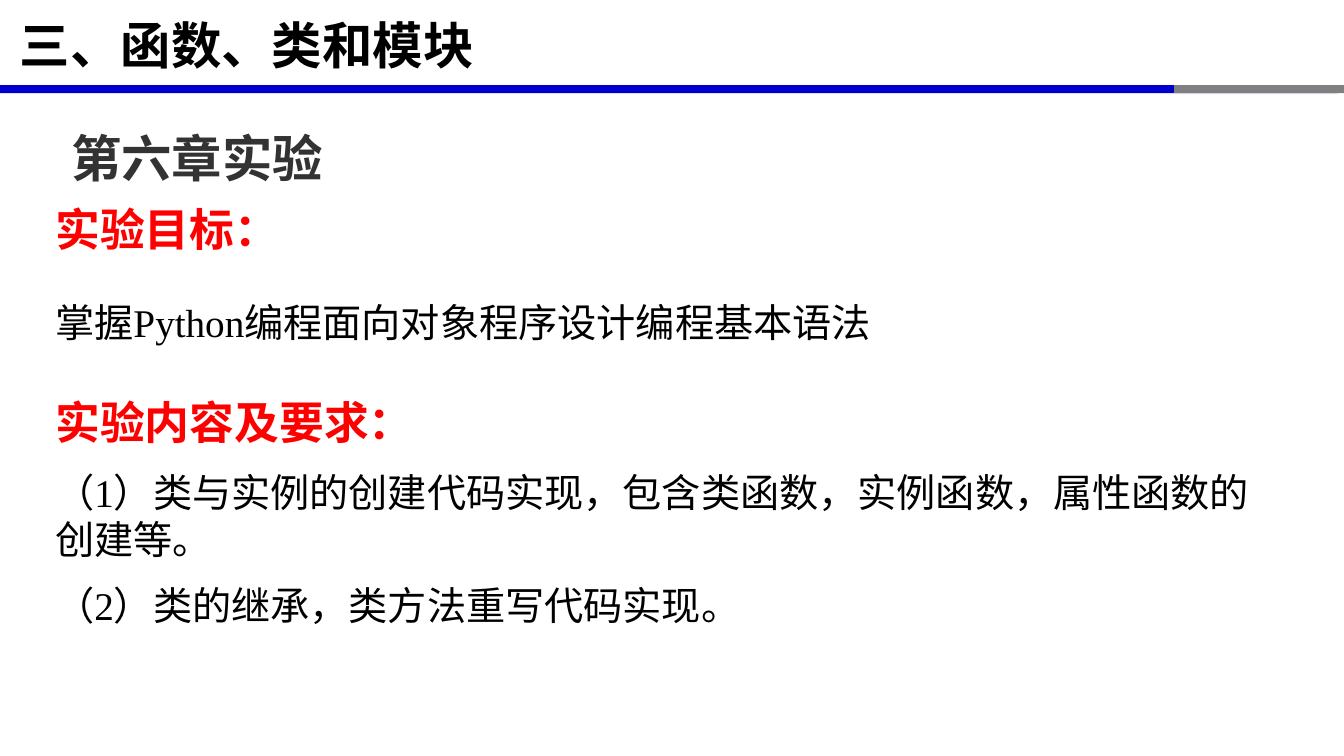
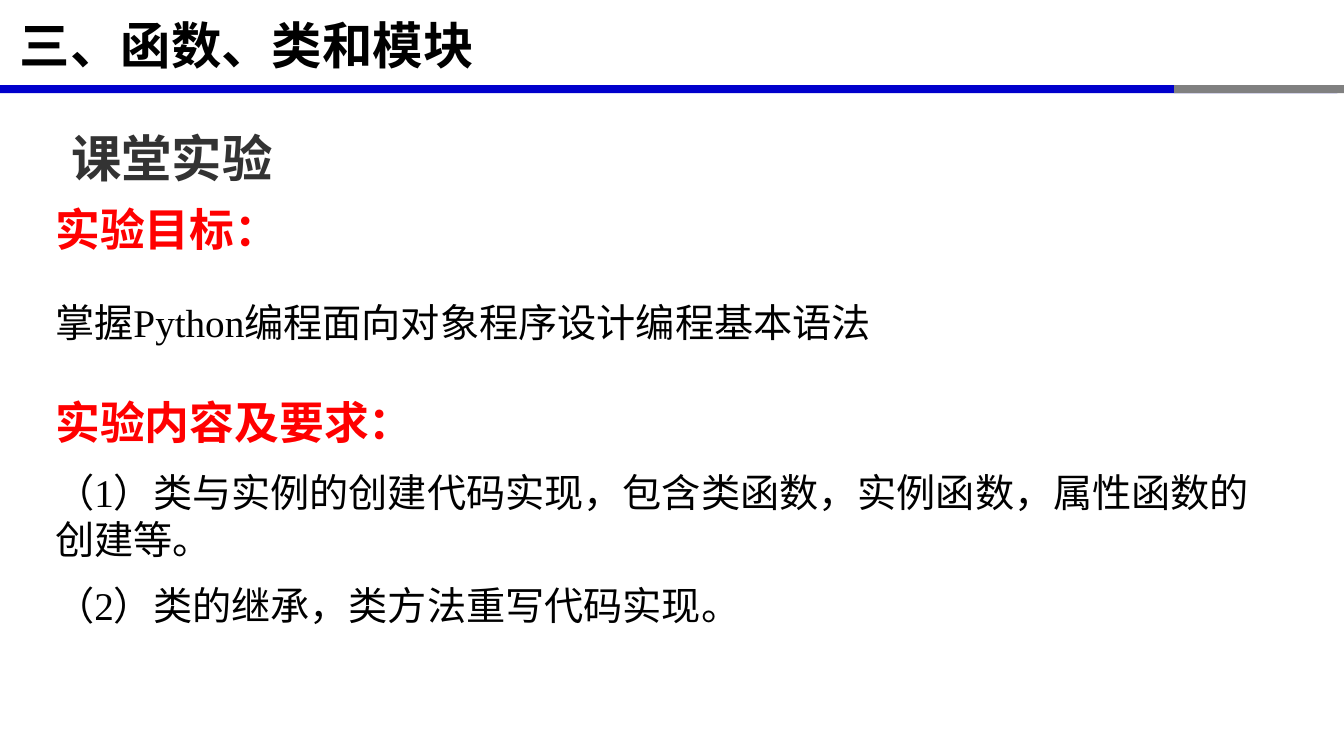
Before and after one commit to xinluo2018/rs-data-processing, a slide deck: slide 23 of 第3章-面向对象程序设计/第3章-面向对象程序设计.pptx. Drawn at 1344x756 pixels with LibreOffice and Linux fonts; fonts in the diff are those of the drawing. Boxes give left, top, right and bottom in pixels: in the first picture for what was removed or moved away, otherwise in the second. Text is boxed around its words. In the diff, an @@ line names an element or a change of style, - is before the commit and + after.

```diff
--- a/第3章-面向对象程序设计/第3章-面向对象程序设计.pptx
+++ b/第3章-面向对象程序设计/第3章-面向对象程序设计.pptx
@@ text at <box>71,133,273,182</box>: text changed @@
-第六章实验
+课堂实验
```
Also in this commit, not shown: 6 other slides changed, 1 slide removed, 11 other files.
